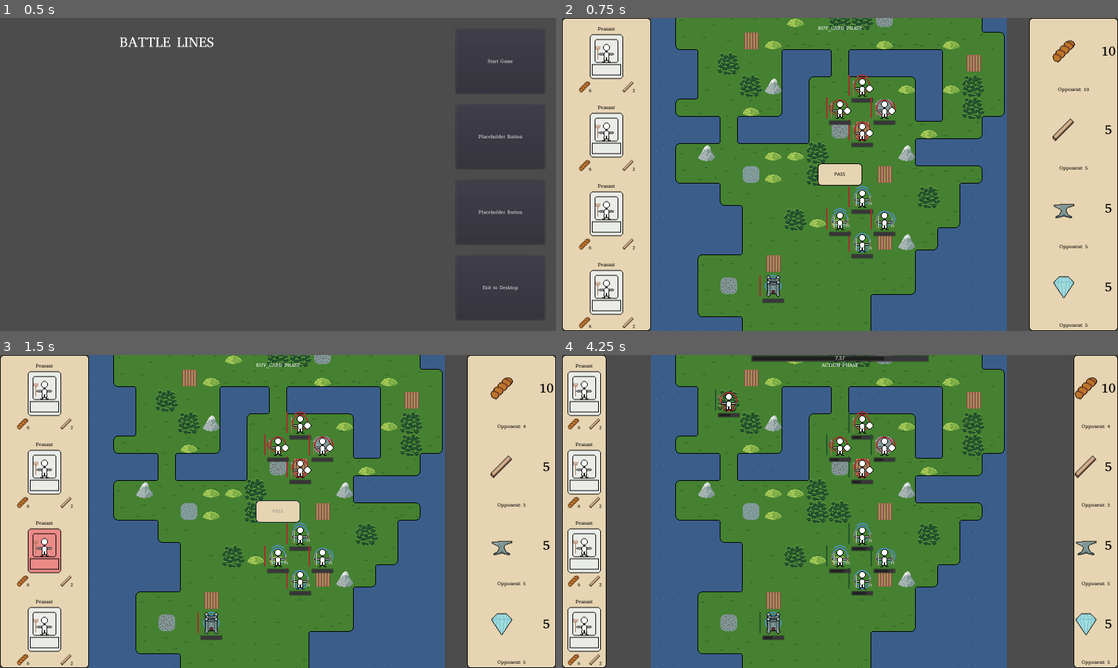
Above: before the commit, frames 1-4 (two rows, left to right).
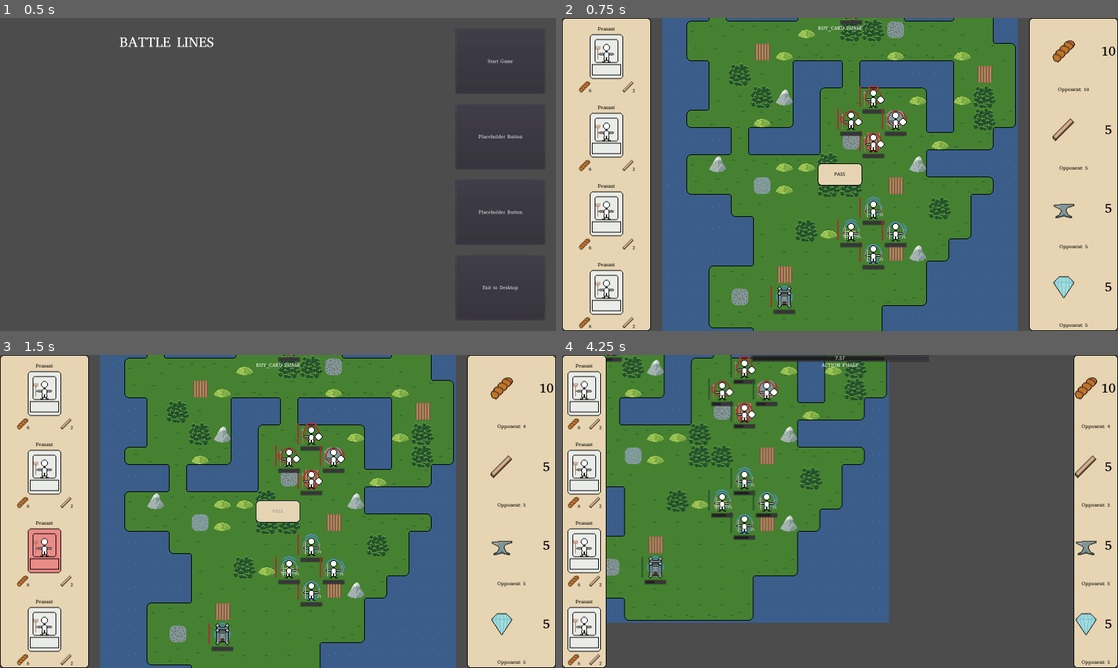
Above: after the commit, the same moments.

Repository: zaneddennis/ld51
Game: Godot game, scene res://MainMenu/MainMenu.tscn
Two runs of this game, one before a commit and one after it. Both use one fixed random seed, a clock stepped at 60 frames per second and the inputs below.
Inputs (mouse positions are in pixels of both pictures, inside the frame that each line leads up to):
- Up to frame 1 (0.5 s): no input
- Up to frame 2 (0.75 s): click "Start Game" at 0.5 s
- Up to frame 3 (1.5 s): click "PASS" at 1.25 s
- Up to frame 4 (4.25 s): move the mouse to (962, 495) at 2.02 s; hold Right (ui_right) 2.03-2.78 s; click (962, 495) at 2.1 s; move the mouse to (728, 527) at 2.77 s; hold Down (ui_down) 2.78-3.53 s; click (728, 527) at 2.85 s; move the mouse to (895, 442) at 3.52 s; hold Right (ui_right) from 3.53 s (still down); click (895, 442) at 3.6 s

Frame 1 is identical in both runs. In frame 2, 25% of the frame differs, in the area x 16-82%, y 0-100%; in frame 3, 25%; in frame 4, 59%, in the area x 0-80%, y 0-100%.

Commit message:
improved camera QOL

Diff:
--- a/ActiveGame/ActiveGame.tscn
+++ b/ActiveGame/ActiveGame.tscn
@@ -1855,7 +1855,6 @@
 [node name="VFX" type="Node2D" parent="World"]
 
 [node name="RTSCamera" type="Camera2D" parent="."]
-position = Vector2( 544, 544 )
 current = true
 script = ExtResource( 6 )
 
--- a/ActiveGame/RTSCamera.gd
+++ b/ActiveGame/RTSCamera.gd
@@ -1,31 +1,53 @@
 extends Camera2D
 
 
-const SCREEN_SIZE = Vector2(1600, 900)
-const MARGIN = 64
+onready var ag = get_parent()
+
+onready var SCREEN_SIZE = get_viewport_rect().size
+onready var MAP_SIZE = ag.get_node("World/Tilemaps/TileMap").get_used_rect().size * 64
+const MARGIN = 32
 const SCROLL_SPEED = 256
-
-onready var ag = get_parent()
 
 
 func _ready():
-	pass
+	position = MAP_SIZE / 2
 
 func _process(delta):
 
 	if ag.phase != "GAME_OVER":
-		var mPos = get_viewport().get_mouse_position()
-
 		var velocity = Vector2(0, 0)
-
-		if mPos.x <= MARGIN:
-			velocity.x = -1 * SCROLL_SPEED
-		elif mPos.x >= SCREEN_SIZE.x - MARGIN:
-			velocity.x = SCROLL_SPEED
-
-		if mPos.y <= MARGIN:
-			velocity.y = -1 * SCROLL_SPEED
-		elif mPos.y >= SCREEN_SIZE.y - MARGIN:
-			velocity.y = SCROLL_SPEED
+		velocity = ProcessKeyboardInput(velocity)
+		if not velocity:
+			velocity = ProcessMouseInput(velocity)
 
 		translate(velocity * delta)
+
+		position.x = clamp(position.x, 0, MAP_SIZE.x)
+		position.y = clamp(position.y, 0, MAP_SIZE.y)
+
+func ProcessKeyboardInput(velocity):
+	if Input.is_action_pressed("ui_up"):
+		velocity.y = -1 * SCROLL_SPEED
+	if Input.is_action_pressed("ui_down"):
+		velocity.y = SCROLL_SPEED
+	if Input.is_action_pressed("ui_left"):
+		velocity.x = -1 * SCROLL_SPEED
+	if Input.is_action_pressed("ui_right"):
+		velocity.x = SCROLL_SPEED
+
+	return velocity
+
+func ProcessMouseInput(velocity):
+	var mPos = get_viewport().get_mouse_position()
+
+	if mPos.x <= MARGIN:
+		velocity.x = -1 * SCROLL_SPEED
+	elif mPos.x >= SCREEN_SIZE.x - MARGIN:
+		velocity.x = SCROLL_SPEED
+
+	if mPos.y <= MARGIN:
+		velocity.y = -1 * SCROLL_SPEED
+	elif mPos.y >= SCREEN_SIZE.y - MARGIN:
+		velocity.y = SCROLL_SPEED
+
+	return velocity
--- a/project.godot
+++ b/project.godot
@@ -29,6 +29,34 @@
 
 [input]
 
+ui_left={
+"deadzone": 0.5,
+"events": [ Object(InputEventKey,"resource_local_to_scene":false,"resource_name":"","device":0,"alt":false,"shift":false,"control":false,"meta":false,"command":false,"pressed":false,"scancode":16777231,"physical_scancode":0,"unicode":0,"echo":false,"script":null)
+, Object(InputEventJoypadButton,"resource_local_to_scene":false,"resource_name":"","device":0,"button_index":14,"pressure":0.0,"pressed":false,"script":null)
+, Object(InputEventKey,"resource_local_to_scene":false,"resource_name":"","device":0,"alt":false,"shift":false,"control":false,"meta":false,"command":false,"pressed":false,"scancode":65,"physical_scancode":0,"unicode":0,"echo":false,"script":null)
+ ]
+}
+ui_right={
+"deadzone": 0.5,
+"events": [ Object(InputEventKey,"resource_local_to_scene":false,"resource_name":"","device":0,"alt":false,"shift":false,"control":false,"meta":false,"command":false,"pressed":false,"scancode":16777233,"physical_scancode":0,"unicode":0,"echo":false,"script":null)
+, Object(InputEventJoypadButton,"resource_local_to_scene":false,"resource_name":"","device":0,"button_index":15,"pressure":0.0,"pressed":false,"script":null)
+, Object(InputEventKey,"resource_local_to_scene":false,"resource_name":"","device":0,"alt":false,"shift":false,"control":false,"meta":false,"command":false,"pressed":false,"scancode":68,"physical_scancode":0,"unicode":0,"echo":false,"script":null)
+ ]
+}
+ui_up={
+"deadzone": 0.5,
+"events": [ Object(InputEventKey,"resource_local_to_scene":false,"resource_name":"","device":0,"alt":false,"shift":false,"control":false,"meta":false,"command":false,"pressed":false,"scancode":16777232,"physical_scancode":0,"unicode":0,"echo":false,"script":null)
+, Object(InputEventJoypadButton,"resource_local_to_scene":false,"resource_name":"","device":0,"button_index":12,"pressure":0.0,"pressed":false,"script":null)
+, Object(InputEventKey,"resource_local_to_scene":false,"resource_name":"","device":0,"alt":false,"shift":false,"control":false,"meta":false,"command":false,"pressed":false,"scancode":87,"physical_scancode":0,"unicode":0,"echo":false,"script":null)
+ ]
+}
+ui_down={
+"deadzone": 0.5,
+"events": [ Object(InputEventKey,"resource_local_to_scene":false,"resource_name":"","device":0,"alt":false,"shift":false,"control":false,"meta":false,"command":false,"pressed":false,"scancode":16777234,"physical_scancode":0,"unicode":0,"echo":false,"script":null)
+, Object(InputEventJoypadButton,"resource_local_to_scene":false,"resource_name":"","device":0,"button_index":13,"pressure":0.0,"pressed":false,"script":null)
+, Object(InputEventKey,"resource_local_to_scene":false,"resource_name":"","device":0,"alt":false,"shift":false,"control":false,"meta":false,"command":false,"pressed":false,"scancode":83,"physical_scancode":0,"unicode":0,"echo":false,"script":null)
+ ]
+}
 left_click={
 "deadzone": 0.5,
 "events": [ Object(InputEventMouseButton,"resource_local_to_scene":false,"resource_name":"","device":0,"alt":false,"shi …(212 unchanged characters)…
